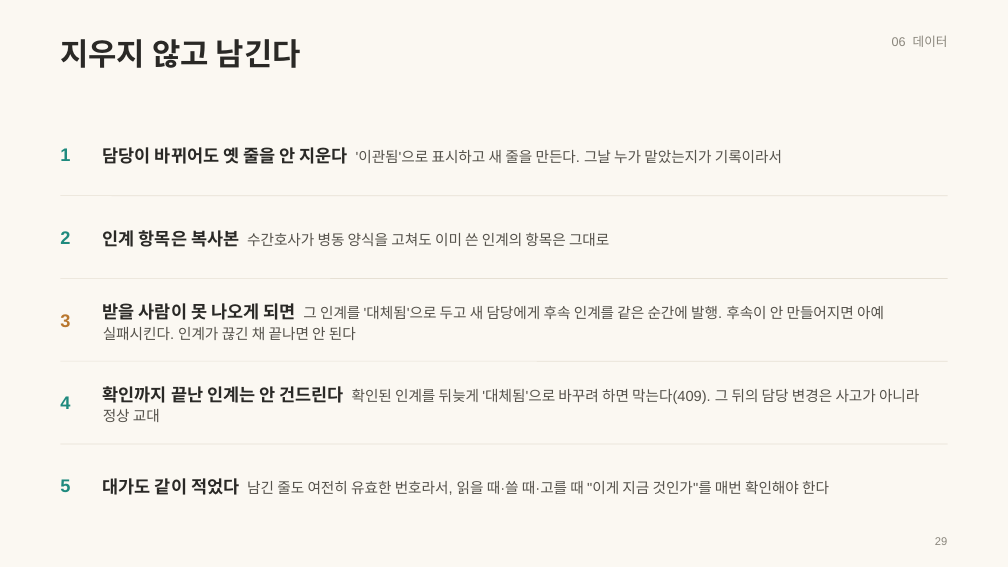
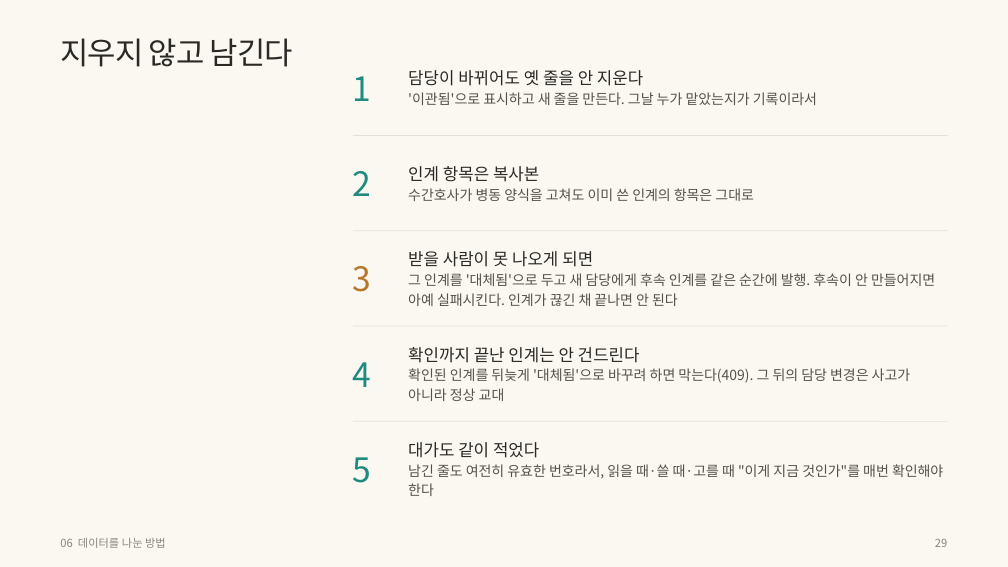
Before and after one commit to wodnjs2020136144/skala-webservice-mini, a slide deck: slide 29 of deliverables/10반_황재원_너와나의인계고리-개요.pptx. Drawn at 1008x567 pixels with LibreOffice and Linux fonts; fonts in the diff are those of the drawing. Boxes give left, top, right and bottom in pixels: in the first picture for what was removed or moved away, otherwise in the second. Text is boxed around its words. In the diff, an @@ line names an element or a change of style, - is before the commit and + after.

```diff
--- a/deliverables/10반_황재원_너와나의인계고리-개요.pptx
+++ b/deliverables/10반_황재원_너와나의인계고리-개요.pptx
@@ text "지우지 않고 남긴다" at <box>60,38,293,67</box>: font Arial to Noto Sans CJK KR, letter spacing 0 to -0.6 pt, bold off; line spacing 1 to 1.05; vertical alignment middle to top @@
@@ text "1": place and size @@
-text "1" at <box>60,148,70,161</box>
+text "1" at <box>353,76,372,101</box>
@@ text "담당이 바뀌어도 옛 줄을 안 ...": place and size @@
-text "담당이 바뀌어도 옛 줄을 안 ..." at <box>103,145,782,168</box>
+text "담당이 바뀌어도 옛 줄을 안 ..." at <box>408,70,817,105</box>
@@ text "담당이 바뀌어도 옛 줄을 안 ..." at <box>408,70,817,105</box>: size 12.5 to 12 pt, bold off in "담당이 바뀌어도 옛 줄을 안 지운다"; size 10.5 to 10 pt in "'이관됨'으로 표시하고 새 줄을 만든다. 그날 누가 ..."; font Arial to Noto Sans CJK KR @@
@@ text "2": place and size @@
-text "2" at <box>60,231,70,244</box>
+text "2" at <box>353,171,372,196</box>
@@ line added from (353, 135) to (948, 135), #E6E0D4 0.5 pt @@
@@ text "인계 항목은 복사본 수간호사가 병동 ...": place and size @@
-text "인계 항목은 복사본 수간호사가 병동 ..." at <box>103,230,609,247</box>
+text "인계 항목은 복사본 수간호사가 병동 ..." at <box>408,166,754,201</box>
@@ text "인계 항목은 복사본 수간호사가 병동 ..." at <box>408,166,754,201</box>: size 12.5 to 12 pt, bold off in "인계 항목은 복사본"; size 10.5 to 10 pt in "수간호사가 병동 양식을 고쳐도 이미 쓴 인계의 ..."; font Arial to Noto Sans CJK KR @@
@@ text "3": place and size @@
-text "3" at <box>60,314,70,327</box>
+text "3" at <box>353,266,372,292</box>
@@ line moved from (60, 196) - (948, 196) to (353, 231) - (948, 231) @@
@@ text "받을 사람이 못 나오게 되면 ...": place and size @@
-text "받을 사람이 못 나오게 되면 ..." at <box>103,303,884,340</box>
+text "받을 사람이 못 나오게 되면 ..." at <box>408,251,935,306</box>
@@ text "받을 사람이 못 나오게 되면 ..." at <box>408,251,935,306</box>: size 12.5 to 12 pt, bold off in "받을 사람이 못 나오게 되면"; size 10.5 to 10 pt in "그 인계를 '대체됨'으로 두고 새 담당에게 후속 ..."; font Arial to Noto Sans CJK KR @@
@@ line removed from (60, 278) to (948, 278) @@
@@ text "4": place and size @@
-text "4" at <box>60,396,70,409</box>
+text "4" at <box>353,362,372,387</box>
@@ line moved from (60, 361) - (948, 361) to (353, 326) - (948, 326) @@
@@ text "확인까지 끝난 인계는 안 건드린다 ...": place and size @@
-text "확인까지 끝난 인계는 안 건드린다 ..." at <box>103,386,919,422</box>
+text "확인까지 끝난 인계는 안 건드린다 ..." at <box>408,347,911,401</box>
@@ text "확인까지 끝난 인계는 안 건드린다 ..." at <box>408,347,911,401</box>: size 12.5 to 12 pt, bold off in "확인까지 끝난 인계는 안 건드린다"; size 10.5 to 10 pt in "확인된 인계를 뒤늦게 '대체됨'으로 바꾸려 하면 막는다(409). ..."; font Arial to Noto Sans CJK KR @@
@@ size 13 to 24 pt, font Arial to Noto Sans CJK KR, bold off in 5 elements at <box>353,76,372,101</box>, <box>353,171,372,196</box>, <box>353,266,372,292</box>, <box>353,362,372,387</box>, <box>353,457,372,483</box> @@
@@ text "5": place and size @@
-text "5" at <box>60,479,70,492</box>
+text "5" at <box>353,457,372,483</box>
@@ line moved from (60, 444) - (948, 444) to (353, 421) - (948, 421) @@
@@ text "대가도 같이 적었다 남긴 줄도 ...": place and size @@
-text "대가도 같이 적었다 남긴 줄도 ..." at <box>103,478,829,495</box>
+text "대가도 같이 적었다 남긴 줄도 ..." at <box>408,442,943,496</box>
@@ text "대가도 같이 적었다 남긴 줄도 ..." at <box>408,442,943,496</box>: size 12.5 to 12 pt, bold off in "대가도 같이 적었다"; size 10.5 to 10 pt in "남긴 줄도 여전히 유효한 번호라서, 읽을 때·쓸 ..."; font Arial to Noto Sans CJK KR @@
@@ text at <box>60,538,166,548</box>: text changed; size 9 to 8 pt; font Arial to Noto Sans CJK KR @@
-06 데이터
+06 데이터를 나눈 방법
@@ text "29" at <box>935,539,947,547</box>: font Arial to Noto Sans CJK KR @@
```
Also in this commit, not shown: 39 other slides changed, 13 other files.
